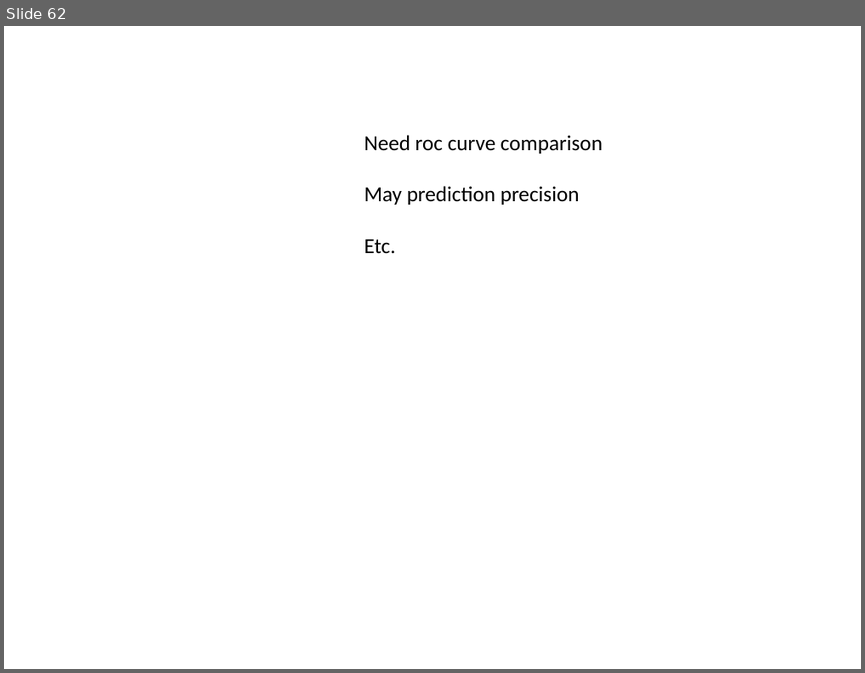
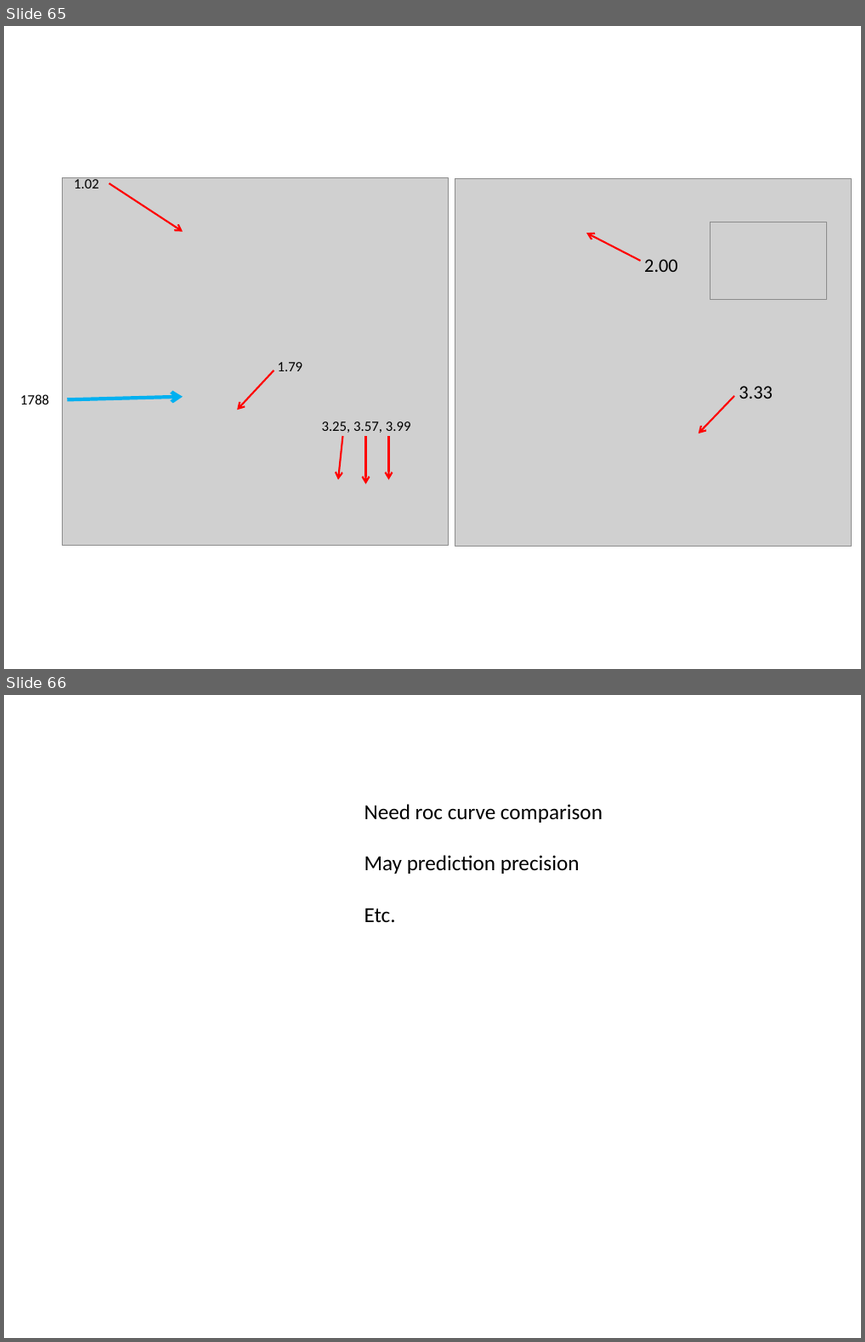
Before and after one commit to 2waybene/mixturemodel, a slide deck: BeijingMeeting/OralCancer-draft.pptx. Shown one above the other, each under a label of ours: slide 62 before the commit, slides 65 and 66 after it. The pictures are 865x673 and 865x1342 pixels, drawn with LibreOffice and Linux fonts; fonts in the diff are those of the drawing; grey boxes stand for pictures. Boxes give left, top, right and bottom in pixels: in the first picture for what was removed or moved away, otherwise in the second. Text is boxed around its words. In the diff, an @@ line names an element or a change of style, - is before the commit and + after.

```diff
--- a/BeijingMeeting/OralCancer-draft.pptx
+++ b/BeijingMeeting/OralCancer-draft.pptx
@@ slide 65 added at [4, 26, 861, 669], background #FFFFFF @@
@@ group added at [455, 178, 851, 545]: 2 pictures, 2 arrows, 2 texts @@
+3.33
+2.00
@@ group added at [20, 177, 448, 544]: 6 arrows, 4 texts, 1 picture @@
+1.02
+1.79
+3.25, 3.57, 3.99
+1788
@@ what was slide 62 is now slide 66 @@
```
Also in this commit, not shown: 3 other slides added.
